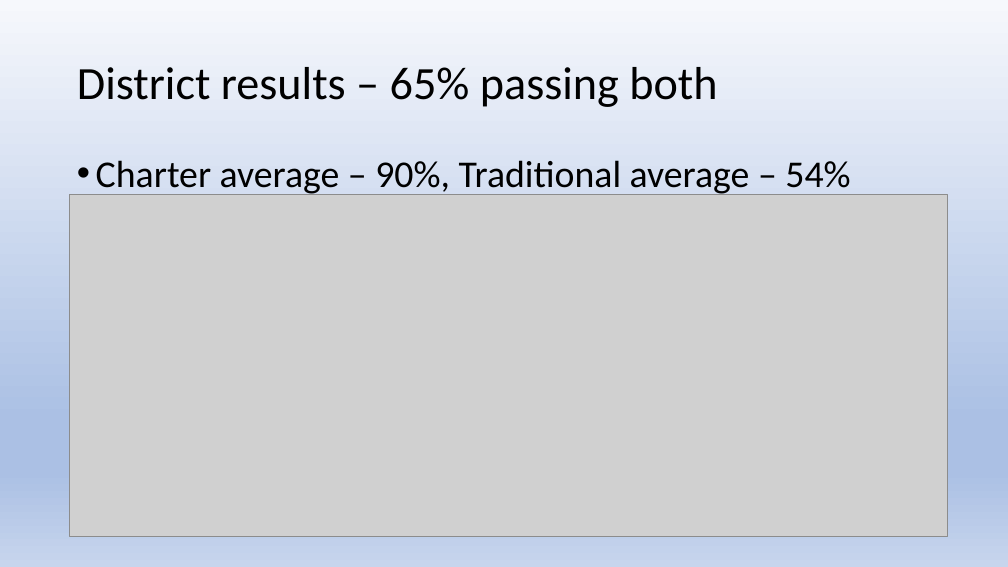
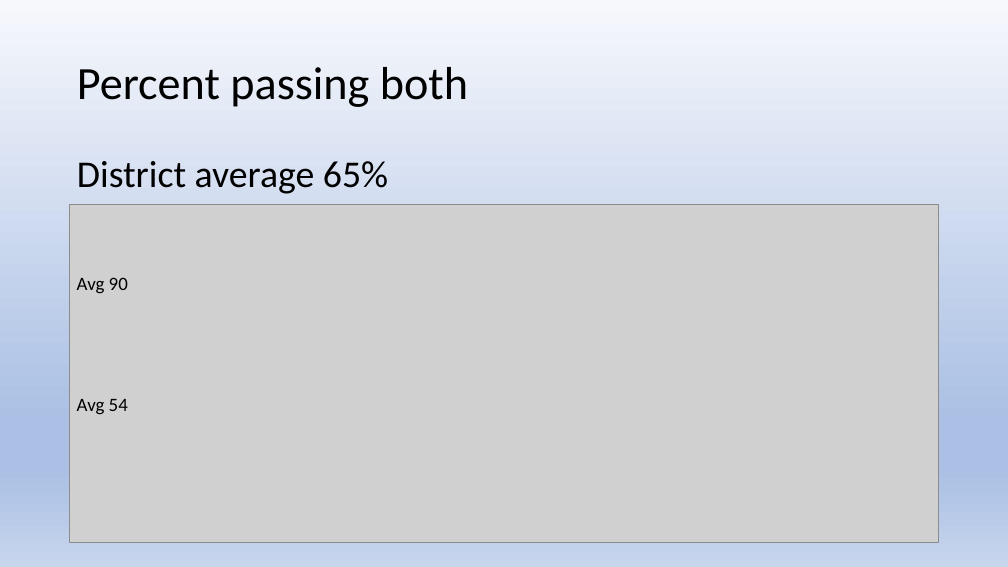
Before and after one commit to js816/tableau_school_district_analysis, a slide deck: slide 13 of School District Analysis.pptx (slide 12 before the commit). Drawn at 1008x567 pixels with LibreOffice and Linux fonts; fonts in the diff are those of the drawing; grey boxes stand for pictures. Boxes give left, top, right and bottom in pixels: in the first picture for what was removed or moved away, otherwise in the second. Text is boxed around its words. In the diff, an @@ line names an element or a change of style, - is before the commit and + after.

```diff
--- a/School District Analysis.pptx
+++ b/School District Analysis.pptx
@@ title at [77, 67, 468, 107]: text changed @@
-District results – 65% passing both
+Percent passing both
@@ text at [77, 161, 388, 194]: text changed @@
-• Charter average – 90%, Traditional average – 54%
+District average 65%
@@ picture: place and size @@
-picture at [70, 194, 948, 537]
+picture at [70, 204, 939, 542]
@@ text added at [77, 277, 128, 294], 18 pt, text #000000 @@
+Avg 90
@@ text added at [77, 399, 128, 415], 18 pt, text #000000 @@
+Avg 54
```
Also in this commit, not shown: 12 other slides changed, 2 slides removed, 1 other file.
